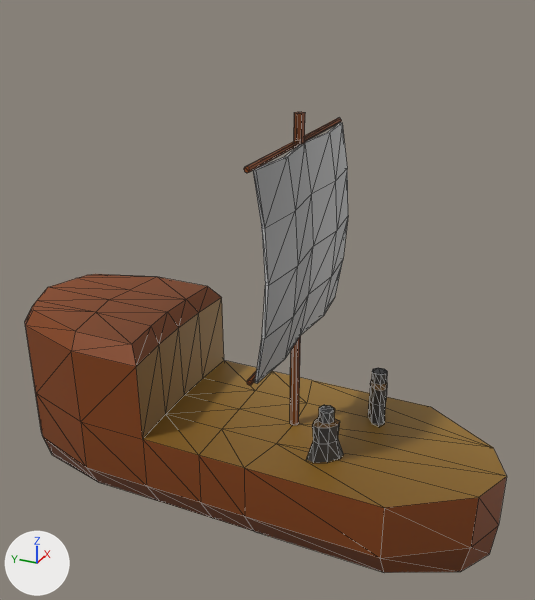
What one commit did to the glTF model world/models/Boat.glb.
One viewpoint serves both versions: a 50 mm camera at (-21.9, -10.5, 17.6) aimed at (0.2, -0.6, 6.6). The lights are fixed; the arrows at lower left show +X, +Y and +Z. The older version comes first. Mesh edges are drawn as thin lines. Vertices at exactly the same position are counted once.

Names of what the first picture shows: 'Boat'.
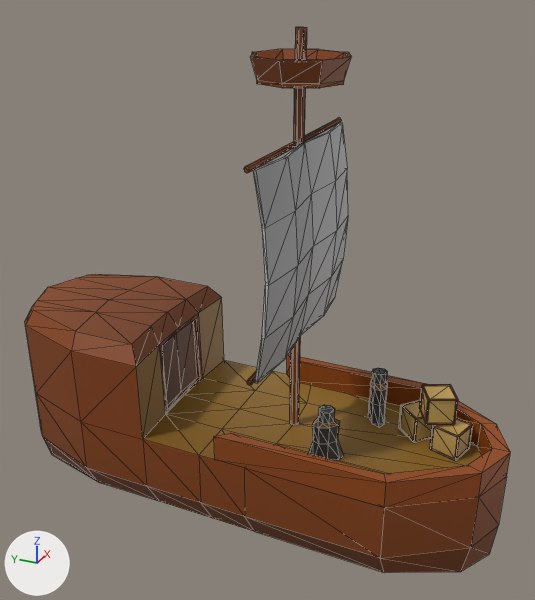
Location of each change, [x1, y1, x2, y2] in pixels of the pictures (535 x 600 px):
'Boat', reshaped (18% taller): before [25, 112, 507, 573]; after [25, 27, 511, 573]
part 1 of me_cube, added (brown): after [399, 400, 432, 443]
part 2 of me_cube, added (brown): after [430, 417, 473, 461]
part 3 of me_cube, added (brown): after [419, 384, 458, 425]
part 4 of me_cube, built on: before [159, 112, 305, 425]; after [159, 27, 511, 508]

The change, as a diff of the scene's bpy script:
```diff
--- a/world/models/Boat.glb.py
+++ b/world/models/Boat.glb.py
@@ me_cube @@
 # used by ob_boat; location = (0.0, 0.0, 0.0)
-me_cube.from_pydata(...)  # 290 vertices, 552 faces; spans x -3.8..3.8, y -9.5..9.7, z -2.5..13.3
+me_cube.from_pydata(...)  # 525 vertices, 1004 faces; spans x -3.8..3.8, y -9.5..9.7, z -2.5..15.8
+# me_cube part 1: a new loose piece of 48 vertices spanning x 0.6..2.0, y -6.9..-5.4, z 1.8..2.8, in mat_material_002 (picture img_paletaarcoiris2)
+# me_cube part 2: a new loose piece of 48 vertices spanning x 0.1..1.4, y -8.1..-6.8, z 1.8..2.8, in mat_material_002 (picture img_paletaarcoiris2)
+# me_cube part 3: a new loose piece of 48 vertices spanning x 0.3..1.6, y -7.5..-6.2, z 2.9..3.9, in mat_material_002 (picture img_paletaarcoiris2)
+# me_cube part 4
+# 2 vertices are removed from x -0.2..0.2, y -1.8, z 13.3
+# 16 faces are deleted
+# 6 vertices in x -0.1..0.1, y -2.0..-1.6, z 13.3 move by (0.0, 0.0, 0.9)
+# 73 vertices are added at x -3.2..3.2, y -8.9..3.2, z 1.8..15.0
+# 5 new vertices lie (0.0, 0.0, 1.0) away from vertices in x -3.2..3.2, y -9.5..-6.2, z 1.8
+# 8 new vertices lie (0.0, 0.0, 1.4) away from vertices in x -0.2..0.2, y -2.0..-1.6, z 14.4
+# 7 new vertices lie (0.0, 0.0, 1.0) away from vertices in x -2.8..2.8, y -8.9..-0.5, z 1.8
+# 192 new faces join them
 me_cube.materials.append(mat_material_002)
```
